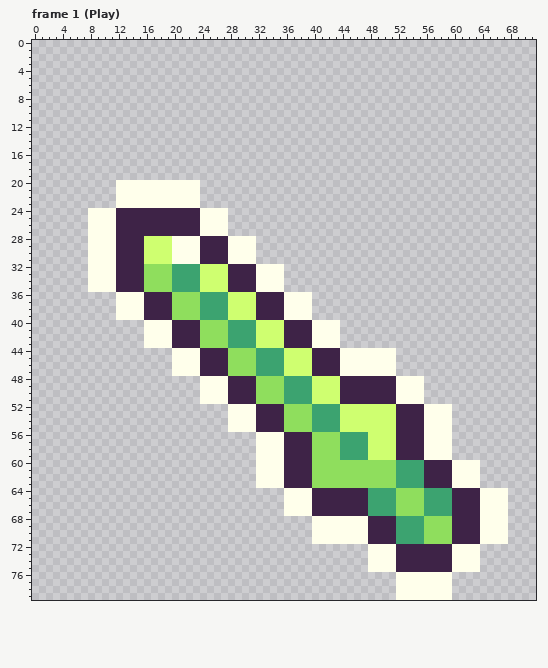
Two versions of one pixel-art file, Resources/Item/sword10.aseprite. Above, as it was before the edit.
72x80 pixels, 5 frames. Shown: frame 1 (Play). The commit also changed other frames, which this record leaves out.
And afterwards:
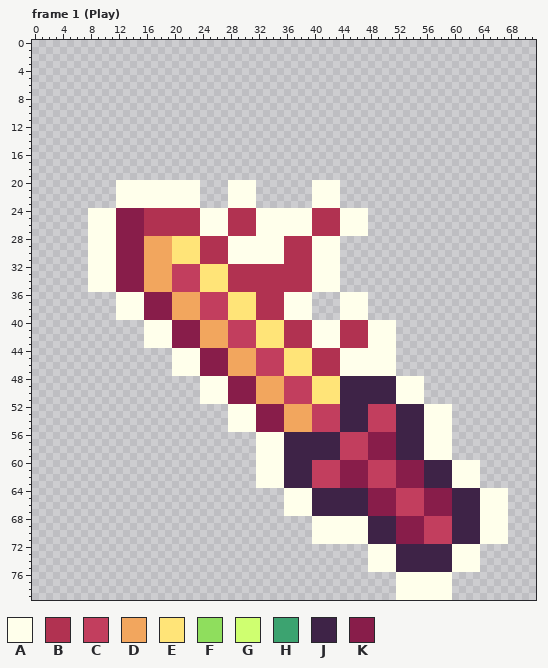
Palette (. is transparent): A #ffffeb  B #b13251  C #c23e5e  D #f2a65e  E #ffe478  F #8fde5d  G #cfff70  H #3ca370  J #3e2347  K #881d4a
The exact change:
layer "sword10" added
layer "sword6" removed
Frame 1 (Play), layer "sword10":
y 20..23: x 28..31 .... -> AAAA; x 40..43 .... -> AAAA
y 24..27: x 12..23 JJJJJJJJJJJJ -> KKKKBBBBBBBB; x 28..47 .................... -> BBBBAAAAAAAABBBBAAAA
y 28..31: x 12..27 JJJJGGGGAAAAJJJJ -> KKKKDDDDEEEEBBBB; x 32..43 ............ -> AAAABBBBAAAA
y 32..35: x 12..43 JJJJFFFFHHHHGGGGJJJJAAAA........ -> KKKKDDDDCCCCEEEEBBBBBBBBBBBBAAAA
y 36..39: x 16..35 JJJJFFFFHHHHGGGGJJJJ -> KKKKDDDDCCCCEEEEBBBB; x 44..47 .... -> AAAA
y 40..43: x 20..39 JJJJFFFFHHHHGGGGJJJJ -> KKKKDDDDCCCCEEEEBBBB; x 44..51 ........ -> BBBBAAAA
y 44..47: x 24..43 JJJJFFFFHHHHGGGGJJJJ -> KKKKDDDDCCCCEEEEBBBB
y 48..51: x 28..43 JJJJFFFFHHHHGGGG -> KKKKDDDDCCCCEEEE
y 52..55: x 32..51 JJJJFFFFHHHHGGGGGGGG -> KKKKDDDDCCCCJJJJCCCC
y 56..59: x 40..51 FFFFHHHHGGGG -> JJJJCCCCKKKK
y 60..63: x 40..55 FFFFFFFFFFFFHHHH -> CCCCKKKKCCCCKKKK
y 64..67: x 48..59 HHHHFFFFHHHH -> KKKKCCCCKKKK
y 68..71: x 52..59 HHHHFFFF -> KKKKCCCC
Boxes around the changes in both pictures, in picture pixels (x1, y1, x2, y2):
changed: (116, 180, 452, 544)
